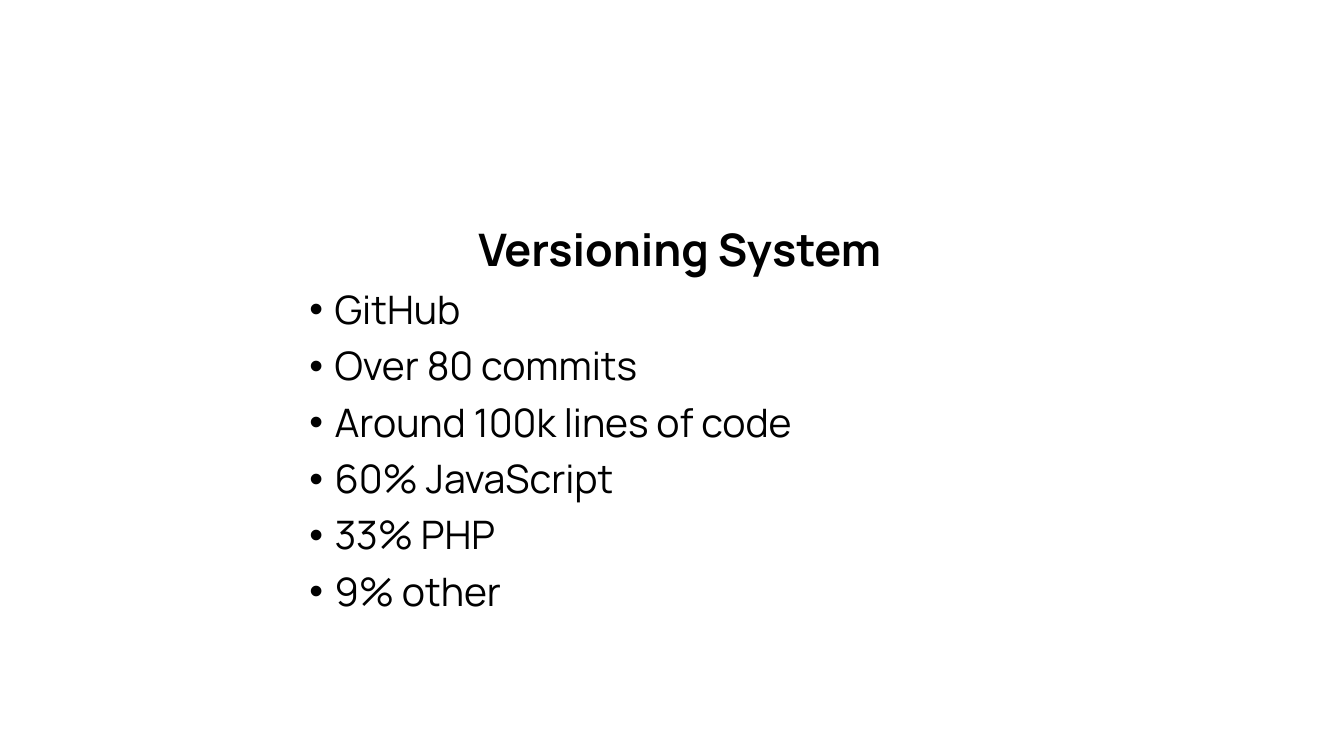
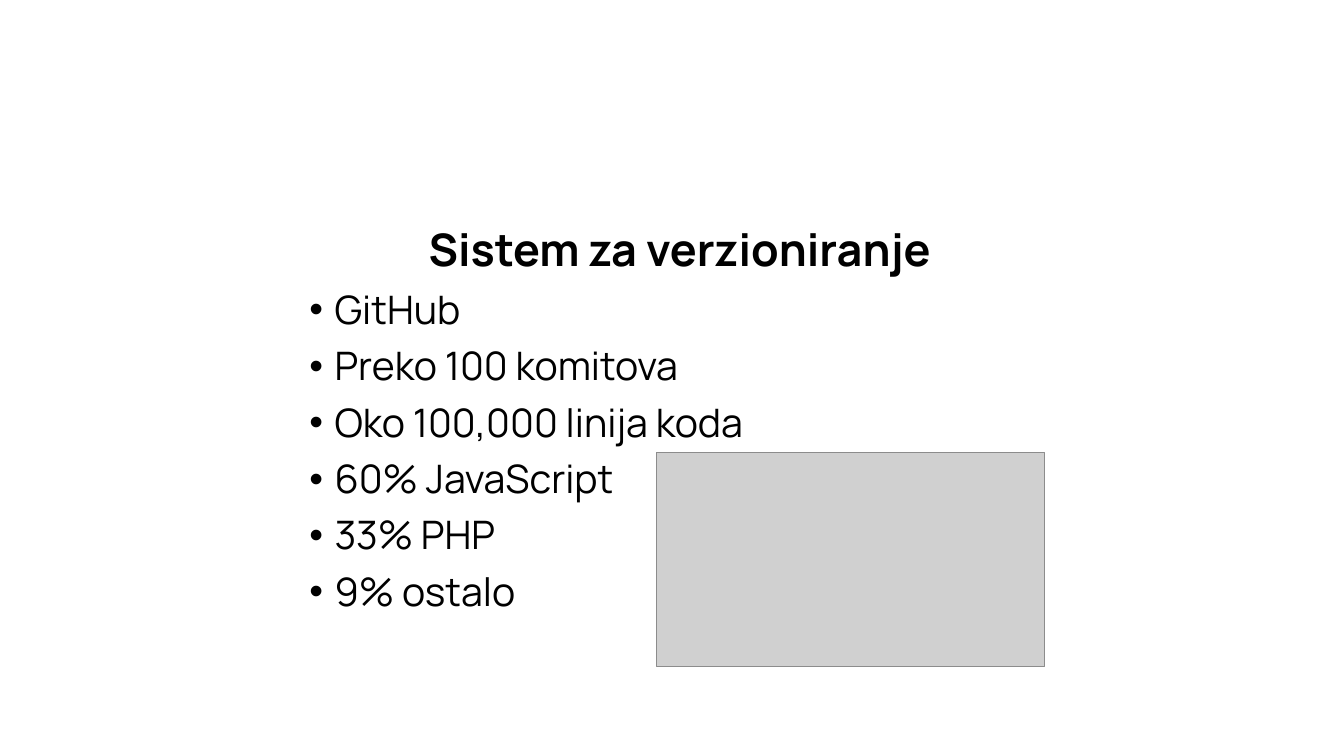
Before and after one commit to LukaPatarcic/social-media, a slide deck: slide 10 of Documentation/Presentation.pptx (slide 8 before the commit). Drawn at 1344x756 pixels with LibreOffice and Linux fonts; fonts in the diff are those of the drawing; grey boxes stand for pictures; background and template pictures are left out. Boxes give left, top, right and bottom in pixels: in the first picture for what was removed or moved away, otherwise in the second. Text is boxed around its words. In the diff, an @@ line names an element or a change of style, - is before the commit and + after.

```diff
--- a/Documentation/Presentation.pptx
+++ b/Documentation/Presentation.pptx
@@ text at box(429, 233, 930, 277): text changed @@
-Versioning System
+Sistem za verzioniranje
@@ text at box(335, 351, 743, 447): text changed @@
-• Over 80 commits
-• Around 100k lines of code
+• Preko 100 komitova
+• Oko 100,000 linija koda
@@ picture added at box(656, 453, 1045, 667) @@
@@ text at box(335, 577, 515, 607): text changed @@
-• 9% other
+• 9% ostalo
```
Also in this commit, not shown: 4 other slides changed, 4 slides added, 1 slide removed, 20 other files.
